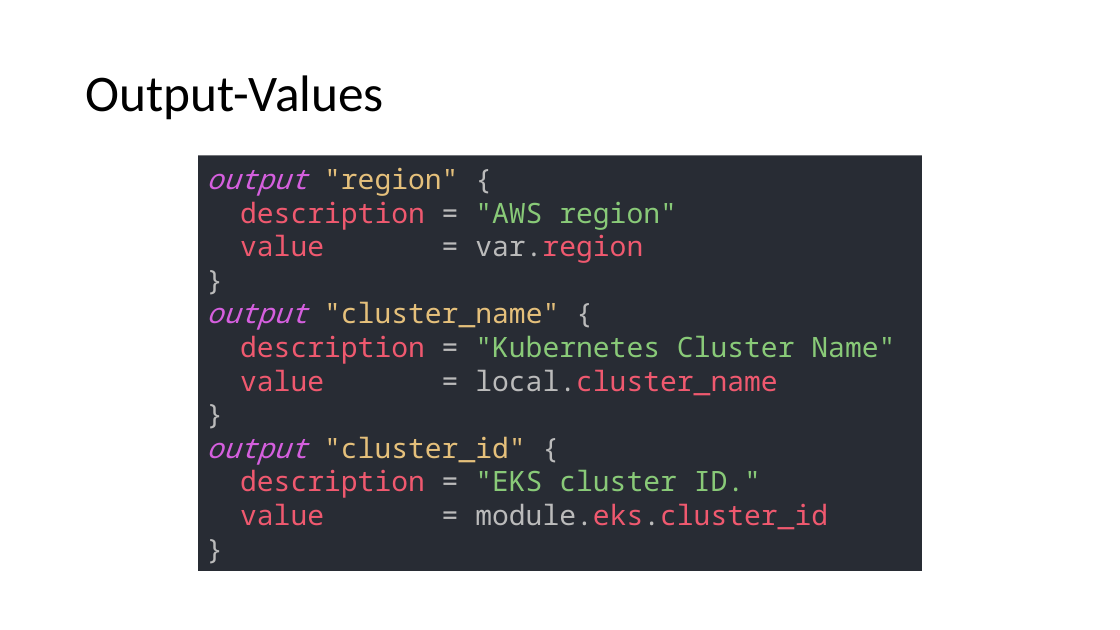
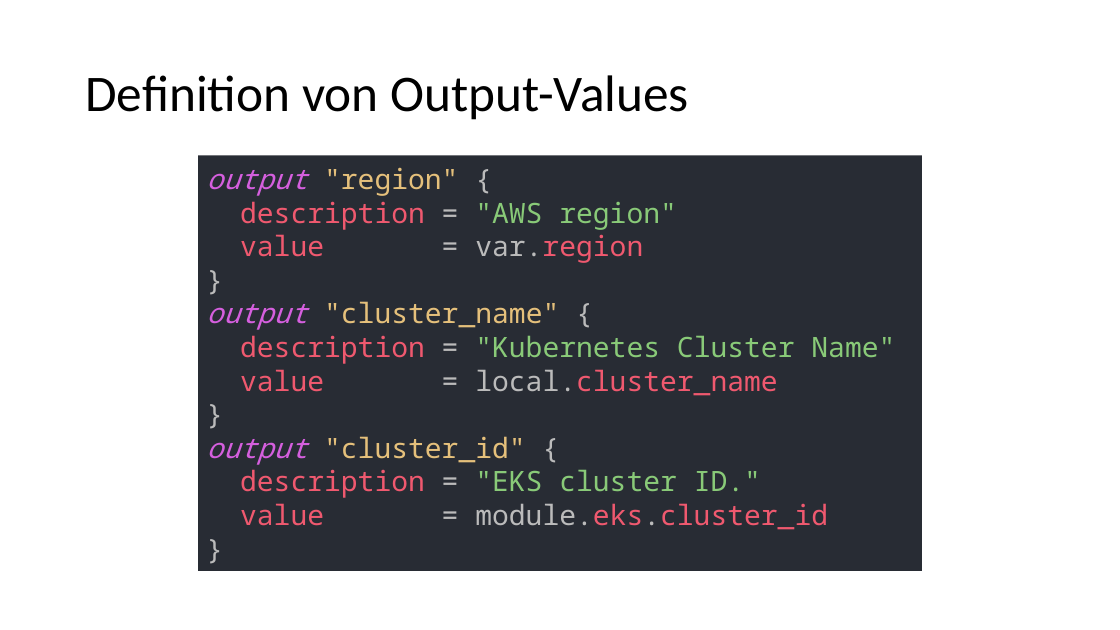
Before and after one commit to djakielski/terraform-schulung, a slide deck: slide 7 of Modul_4_Variables/Variables.pptx (slide 4 before the commit). Drawn at 1120x630 pixels with LibreOffice and Linux fonts; fonts in the diff are those of the drawing. Boxes give left, top, right and bottom in pixels: in the first picture for what was removed or moved away, otherwise in the second. Text is boxed around its words. In the diff, an @@ line names an element or a change of style, - is before the commit and + after.

Commit message:
Added/updated descriptions, added slide vor sensitive values

```diff
--- a/Modul_4_Variables/Variables.pptx
+++ b/Modul_4_Variables/Variables.pptx
@@ title at box(85, 75, 689, 120): text changed @@
-Output-Values
+Definition von Output-Values
```
Also in this commit, not shown: 3 other slides changed, 4 slides added.
